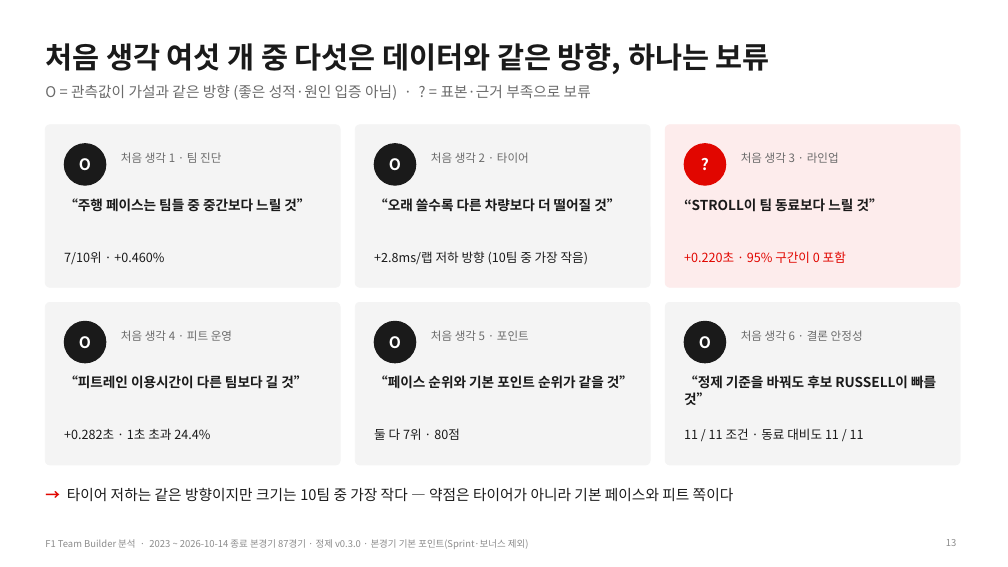
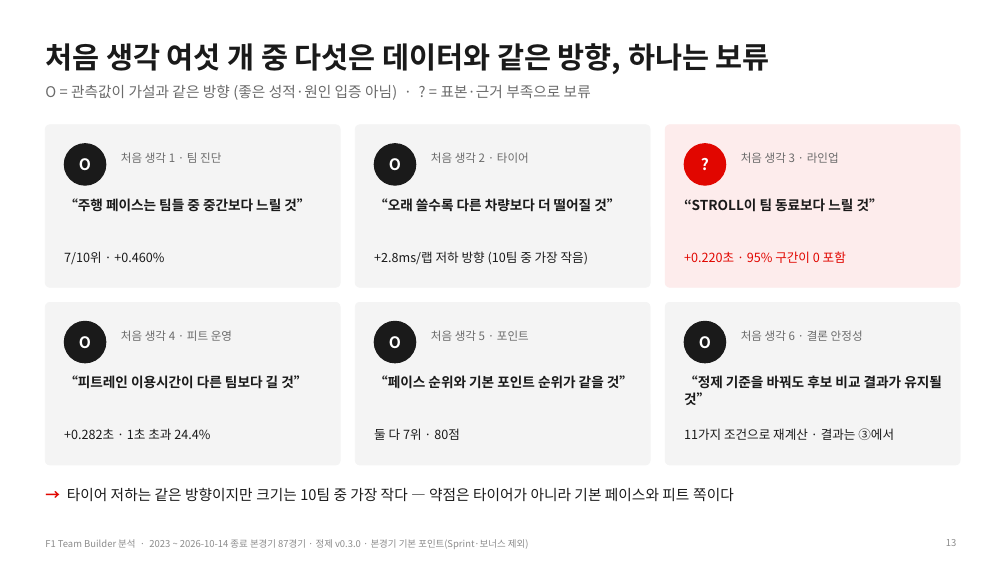
Before and after one commit to encore-ai-campus/mlo-02-p2-team1, a slide deck: slide 13 of docs/F1_TeamBuilder_발표자료.pptx. Drawn at 1008x567 pixels with LibreOffice and Linux fonts; fonts in the diff are those of the drawing. Boxes give left, top, right and bottom in pixels: in the first picture for what was removed or moved away, otherwise in the second. Text is boxed around its words. In the diff, an @@ line names an element or a change of style, - is before the commit and + after.

```diff
--- a/docs/F1_TeamBuilder_발표자료.pptx
+++ b/docs/F1_TeamBuilder_발표자료.pptx
@@ text at <box>684,375,942,405</box>: text changed @@
-“정제 기준을 바꿔도 후보 RUSSELL이 빠를 것”
+“정제 기준을 바꿔도 후보 비교 결과가 유지될 것”
@@ text at <box>684,428,894,440</box>: text changed @@
-11 / 11 조건 · 동료 대비도 11 / 11
+11가지 조건으로 재계산 · 결과는 ③에서
```
Also in this commit, not shown: 11 other slides changed, 1 other file.
